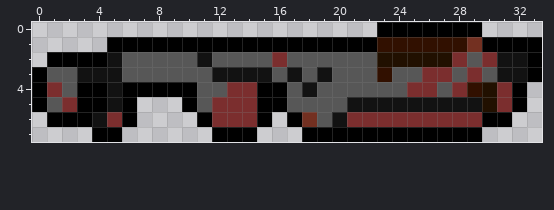
Two states of a pixel-art sprite, Items/Weapons/CrescentBloomG.png. That is the earlier state.
The file is 68x16 pixels, drawn in blocks of 2x2; one block is one cell here.
The result:
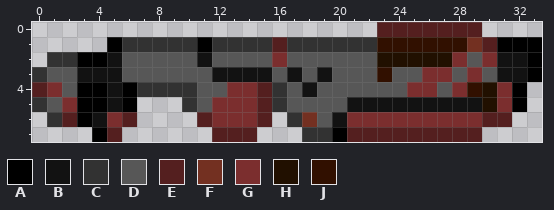
Palette (. is transparent): A #000000  B #121212  C #323232  D #575757  E #541f1f  F #733021  G #7b2e2e  H #211000  J #311000
The edit:
Colour A gives way to colour C in row 1 at x 6 to 10, 12 to 15 and 17 to 22; in row 2 at x 1 to 2; in row 3 at x 0; in row 4 at x 7 to 10 and 16; in row 5 at x 0, 10 and 16; in row 6 at x 1 and 17.
Colour A gives way to colour C in row 7 at x 18 to 19.
Colour A gives way to colour E in row 0 at x 23 to 29; in row 1 at x 16 and 30; in row 4 at x 0 and 15; in row 5 at x 15; in row 6 at x 2, 6, 11, 15 and 30 to 31; in row 7 at x 5, 12 to 14 and 21 to 29.
Where, in picture pixels (left, top, right, bottom), the same in both pictures:
changed: (32, 22, 512, 142)
